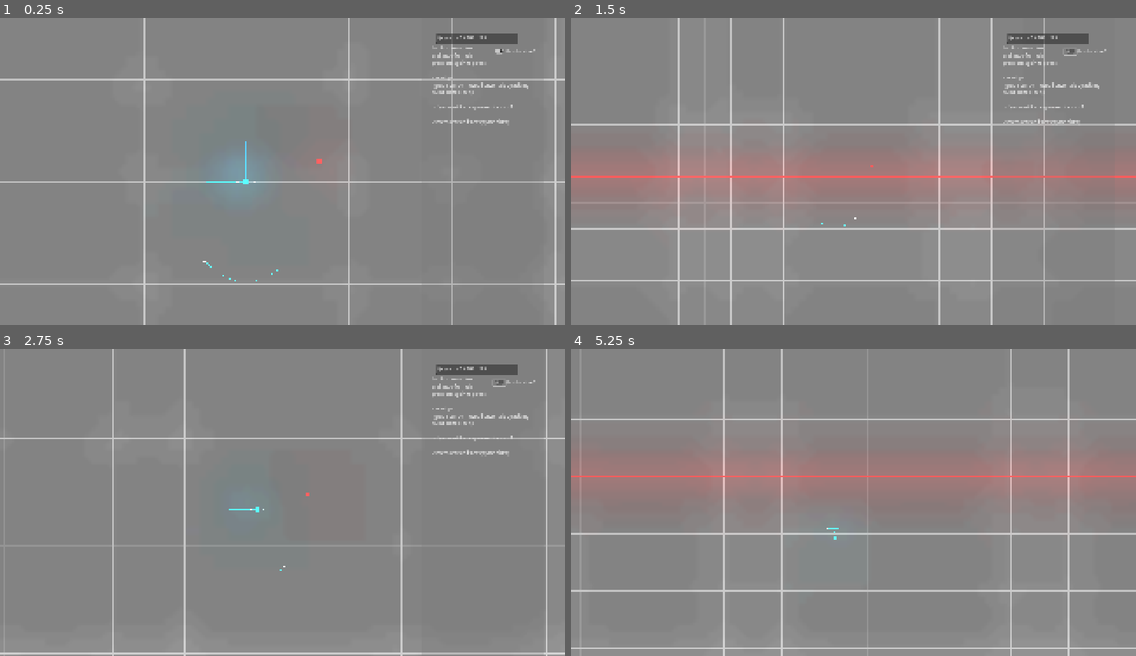
Above: before the commit, frames 1-4 (two rows, left to right).
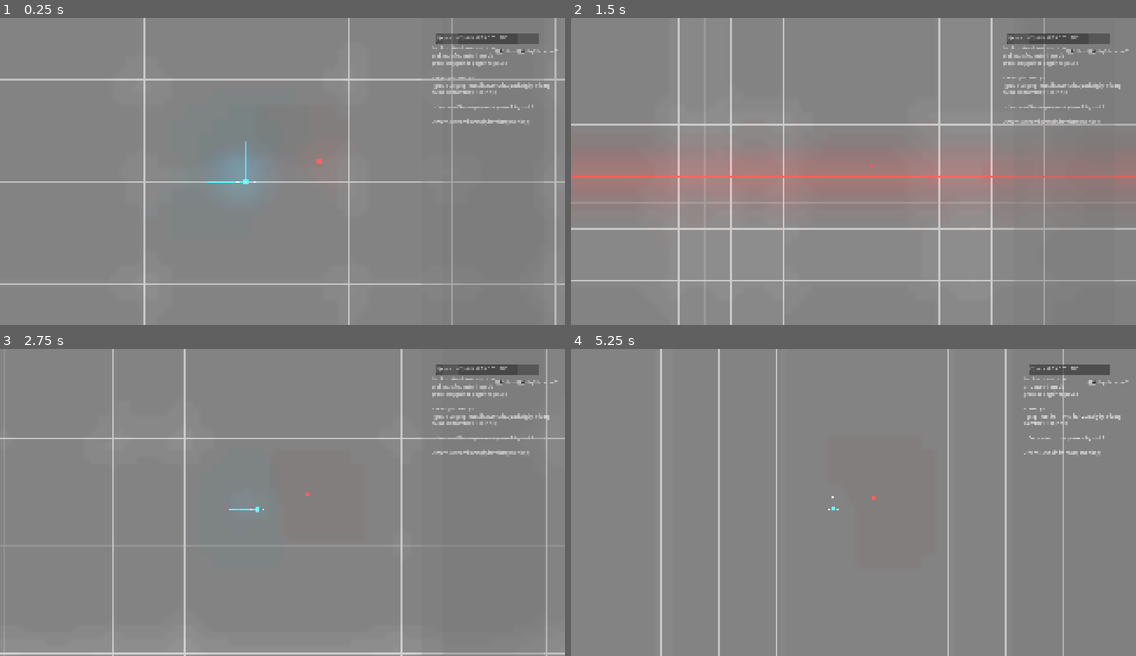
Above: after the commit, the same moments.

Repository: boiiiiiiiii12355/graph-combat
Game: Godot game, scene res://Scenes/game.tscn
Two runs of this game, one before a commit and one after it. Both use one fixed random seed, a clock stepped at 60 frames per second and the inputs below. The engine's default icon, where the game draws it, is replaced by a stand-in: a white triangle on a blue panel in a dark square.
Inputs (mouse positions are in pixels of both pictures, inside the frame that each line leads up to):
- Up to frame 1 (0.25 s): no input
- Up to frame 2 (1.5 s): click "flip direction?" at 0.5 s; move the mouse to (977, 156) at 1.27 s; hold D (right) from 1.28 s (still down); tap Mouse wheel down (zoom in) at 1.35 s
- Up to frame 3 (2.75 s): move the mouse to (169, 517) at 2.02 s; release D (right) at 2.03 s; hold A (left) from 2.03 s (still down); tap Mouse wheel up (zoom out) at 2.1 s
- Up to frame 4 (5.25 s): move the mouse to (910, 434) at 2.77 s; release A (left) at 2.78 s; hold D (right) 2.78-4.28 s; tap Mouse wheel down (zoom in) at 2.85, 4.35 s; move the mouse to (825, 563) at 3.52 s; tap Mouse wheel up (zoom out) at 3.6, 5.1 s; move the mouse to (1023, 548) at 4.27 s; hold A (left) from 4.28 s (still down); tap Tab (pause) at 4.9 s; move the mouse to (684, 456) at 5.02 s

The runs differ from the first frame. In frame 1, 0.5% of the frame differs, in the area x 35-99%, y 5-86%; in frame 2, 0.5%; in frame 3, 0.5%; in frame 4, 14%, in the area x 0-100%, y 0-100%.
Error after the commit: Invalid operands 'float' and 'Nil' in operator '>='. (res://scripts/player.gd:41)

Commit message:
init for p1 and p2
Signed-off-by: Mel_The_Idiot <melvinngoi123@gmail.com>

Diff:
--- a/Scenes/player.tscn
+++ b/Scenes/player.tscn
@@ -12,9 +12,9 @@
 size = Vector2(14, 14)
 
 [sub_resource type="RectangleShape2D" id="RectangleShape2D_cvnsp"]
-size = Vector2(18.0625, 17.96875)
+size = Vector2(16.03125, 15.984375)
 
-[node name="Player" type="RigidBody2D" node_paths=PackedStringArray("ruler_x", "ruler_y", "player_rig", "graph", "oracle_agent", "hit_particle_effect", "hit_sound")]
+[node name="Player" type="RigidBody2D" node_paths=PackedStringArray("ruler_x", "ruler_y", "player_rig", "graph", "hit_particle_effect", "hit_sound")]
 collision_layer = 2
 collision_mask = 3
 mass = 0.1
@@ -24,7 +24,6 @@
 ruler_y = NodePath("Rulers/x")
 player_rig = NodePath("player_rig")
 graph = NodePath("Rulers/graph")
-oracle_agent = NodePath("")
 hit_particle_effect = NodePath("GPUParticles2D")
 hit_sound = NodePath("HitHurt")
 
--- a/Scenes/ui.tscn
+++ b/Scenes/ui.tscn
@@ -7,7 +7,7 @@
 tracks/0/type = "value"
 tracks/0/imported = false
 tracks/0/enabled = true
-tracks/0/path = NodePath("input:position")
+tracks/0/path = NodePath("input p1:position")
 tracks/0/interp = 1
 tracks/0/loop_wrap = true
 tracks/0/keys = {
@@ -23,7 +23,7 @@
 tracks/0/type = "value"
 tracks/0/imported = false
 tracks/0/enabled = true
-tracks/0/path = NodePath("input:position")
+tracks/0/path = NodePath("input p1:position")
 tracks/0/interp = 2
 tracks/0/loop_wrap = true
 tracks/0/keys = {
@@ -39,7 +39,7 @@
 tracks/0/type = "value"
 tracks/0/imported = false
 tracks/0/enabled = true
-tracks/0/path = NodePath("input:position")
+tracks/0/path = NodePath("input p1:position")
 tracks/0/interp = 1
 tracks/0/loop_wrap = true
 tracks/0/keys = {
@@ -56,7 +56,7 @@
 &"resume": SubResource("Animation_nf4gj")
 }
 
-[node name="UI" type="Control" node_paths=PackedStringArray("dir_toggle", "anim_player", "dir_input")]
+[node name="UI" type="Control" node_paths=PackedStringArray("dir_toggle", "anim_player", "p1_input", "p2_input")]
 process_mode = 3
 layout_mode = 3
 anchors_preset = 15
@@ -65,9 +65,10 @@
 grow_horizontal = 2
 grow_vertical = 2
 script = ExtResource("1_jxero")
-dir_toggle = NodePath("input/opposite direction")
+dir_toggle = NodePath("input p1/opposite direction")
 anim_player = NodePath("AnimationPlayer")
-dir_input = NodePath("input/input")
+p1_input = NodePath("input p1/input")
+p2_input = NodePath("input p2/input")
 
 [node name="AnimationPlayer" type="AnimationPlayer" parent="."]
 libraries = {
@@ -75,12 +76,12 @@
 }
 movie_quit_on_finish = true
 
-[node name="input" type="Control" parent="."]
+[node name="input p1" type="Control" parent="."]
 anchors_preset = 0
 offset_right = 40.00009
 offset_bottom = 40.0
 
-[node name="ColorRect" type="ColorRect" parent="input"]
+[node name="ColorRect" type="ColorRect" parent="input p1"]
 modulate = Color(1, 1, 1, 0.22352941)
 z_index = 10
 layout_mode = 0
@@ -90,7 +91,7 @@
 offset_bottom = 1080.0
 color = Color(0.45490196, 0.45490196, 0.45490196, 1)
 
-[node name="tips" type="Label" parent="input"]
+[node name="tips" type="Label" parent="input p1"]
 layout_mode = 0
 offset_left = 1588.0
 offset_top = 94.0
@@ -108,7 +109,7 @@
 
 - forcos and sin its cos(x) and sin(x)"
 
-[node name="opposite direction" type="CheckButton" parent="input"]
+[node name="opposite direction" type="CheckButton" parent="input p1"]
 layout_mode = 0
 offset_left = 1803.0
 offset_top = 106.0
@@ -116,14 +117,14 @@
 offset_bottom = 130.0
 button_pressed = true
 
-[node name="Label" type="Label" parent="input/opposite direction"]
+[node name="Label" type="Label" parent="input p1/opposite direction"]
 layout_mode = 0
 offset_left = 44.0
 offset_right = 150.0
 offset_bottom = 23.0
 text = "flip direction?"
 
-[node name="input" type="TextEdit" parent="input"]
+[node name="input" type="TextEdit" parent="input p1"]
 layout_mode = 0
 offset_left = 1604.0
 offset_top = 52.0
@@ -134,10 +135,71 @@
 "
 selecting_enabled = false
 
-[node name="graph_update" type="Timer" parent="input"]
-
-[connection signal="toggled" from="input/opposite direction" to="." method="_on_opposite_direction_toggled"]
-[connection signal="mouse_entered" from="input/input" to="." method="_on_input_mouse_entered"]
-[connection signal="mouse_exited" from="input/input" to="." method="_on_input_mouse_exited"]
-[connection signal="text_changed" from="input/input" to="." method="_on_text_edit_text_changed"]
-[connection signal="timeout" from="input/graph_update" to="." method="_on_graph_update_timeout"]
+[node name="graph_update" type="Timer" parent="input p1"]
+
+[node name="input p2" type="Control" parent="."]
+anchors_preset = 0
+offset_right = 40.00009
+offset_bottom = 40.0
+
+[node name="ColorRect" type="ColorRect" parent="input p2"]
+modulate = Color(1, 1, 1, 0.22352941)
+z_index = 10
+layout_mode = 0
+offset_left = 1552.0
+offset_top = -5.0
+offset_right = 1982.0
+offset_bottom = 1080.0
+color = Color(0.45490196, 0.45490196, 0.45490196, 1)
+
+[node name="tips" type="Label" parent="input p2"]
+layout_mode = 0
+offset_left = 1588.0
+offset_top = 94.0
+offset_right = 1926.0
+offset_bottom = 351.0
+text = "tab to resume time
+and apply formula
+press tab again to pause
+
+some tips:
+- graph can be moved horizontaly by adding
+numbers to x in f(x)
+
+- if you want to use powers try x ** 2
+
+- forcos and sin its cos(x) and sin(x)"
+
+[node name="opposite direction" type="CheckButton" parent="input p2"]
+layout_mode = 0
+offset_left = 1803.0
+offset_top = 106.0
+offset_right = 1847.0
+offset_bottom = 130.0
+button_pressed = true
+
+[node name="Label" type="Label" parent="input p2/opposite direction"]
+layout_mode = 0
+offset_left = 44.0
+offset_right = 150.0
+offset_bottom = 23.0
+text = "flip direction?"
+
+[node name="input" type="TextEdit" parent="input p2"]
+layout_mode = 0
+offset_left = 1604.0
+offset_top = 52.0
+offset_right = 1890.0
+offset_bottom = 93.0
+text = "f(x) = x ** 2 / 200 - 250"
+placeholder_text = "f(x) = m * x + c
+"
+selecting_enabled = false
+
+[node name="graph_update" type="Timer" parent="input p2"]
+
+[connection signal="toggled" from="input p1/opposite direction" to="." method="_on_opposite_direction_toggled"]
+[connection signal="mouse_entered" from="input p1/input" to="." method="_on_input_mouse_entered"]
+[connection signal="mouse_exited" from="input p1/input" to="." method="_on_input_mouse_exited"]
+[connection signal="text_changed" from="input p1/input" to="." method="_on_text_edit_text_changed"]
+[connection signal="timeout" from="input p1/graph_update" to="." method="_on_graph_update_timeout"]
--- a/scripts/game_master.gd
+++ b/scripts/game_master.gd
@@ -3,7 +3,7 @@
 
 var time_value = 1
 var accel = 0.1
-
+var current_turn : String = "P1"
 func _physics_process(delta: float) -> void:
 	Engine.time_scale = lerp(Engine.time_scale, time_value, accel)
 
--- a/scripts/player.gd
+++ b/scripts/player.gd
@@ -1,3 +1,4 @@
+class_name player_1
 extends RigidBody2D
 
 @export var ruler_x : Line2D
--- a/scripts/ui.gd
+++ b/scripts/ui.gd
@@ -58,6 +58,8 @@
 
 
 @export var dir_input : TextEdit
+@export var p1_input : TextEdit
+@export var p2_input : TextEdit
 var y_expression = Expression.new()
 var y_check = RegEx.new()
 var x_expression = Expression.new()
@@ -67,10 +69,14 @@
 func _on_text_edit_text_changed() -> void:
 	y_check.compile("(?<= =).*")
 	x_check.compile("(?<=f\\().*?(?=\\))")
+	var input_text
+	var input_y
+	var input_x
 
-	var input_text = dir_input.text
-	var input_y = y_check.search(input_text)
-	var input_x = x_check.search(input_text)
+	if dir_input:
+		input_text = dir_input.text
+		input_y = y_check.search(input_text)
+		input_x = x_check.search(input_text)
 
 	if input_x and input_y:
 		y_error = y_expression.parse(input_y.get_string(), ["x"])
